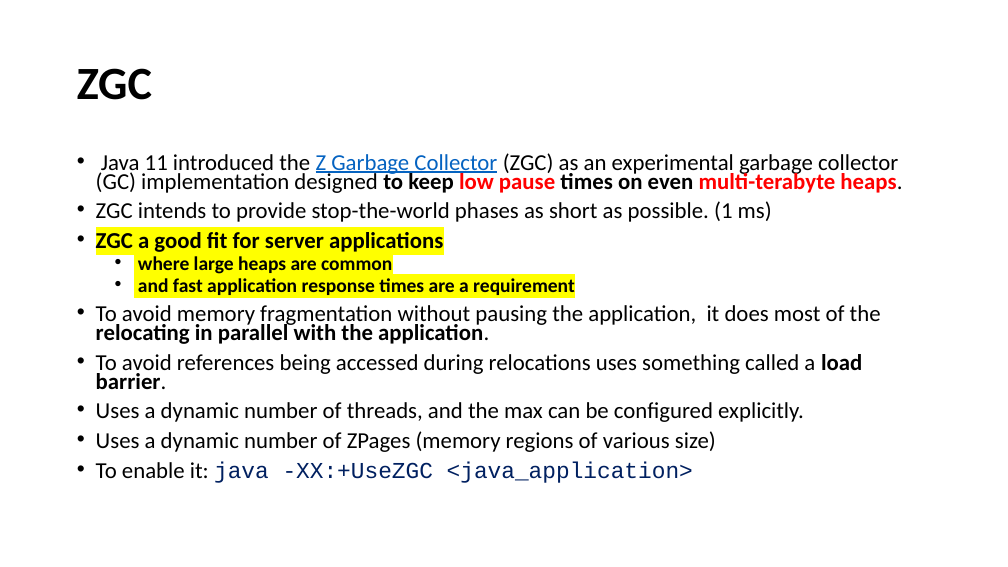
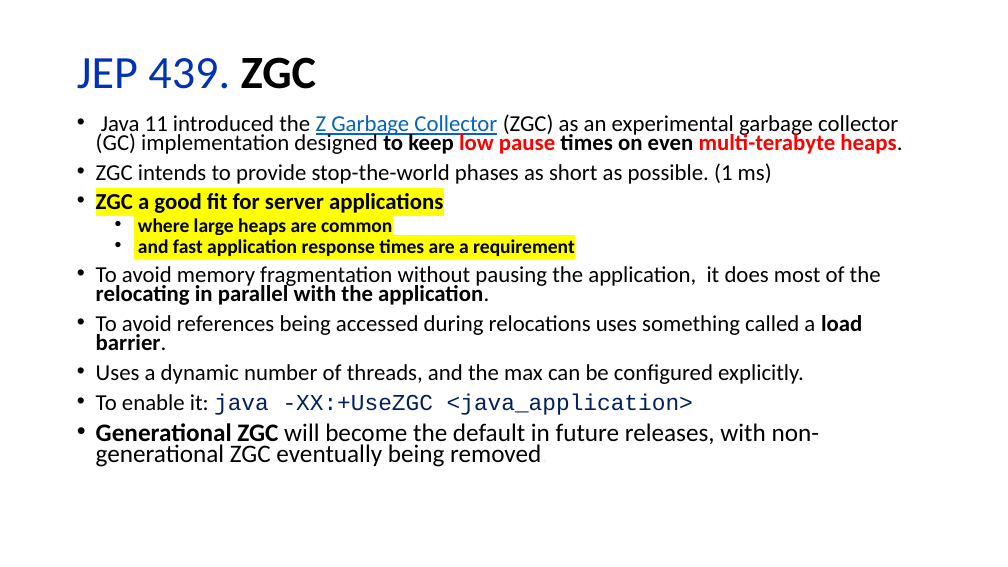
Before and after one commit to iuliana/jdk21-parent-project, a slide deck: slide 13 of Java21-Presentation.pptx (slide 12 before the commit). Drawn at 1008x567 pixels with LibreOffice and Linux fonts; fonts in the diff are those of the drawing. Boxes give left, top, right and bottom in pixels: in the first picture for what was removed or moved away, otherwise in the second. Text is boxed around its words. In the diff, an @@ line names an element or a change of style, - is before the commit and + after.

```diff
--- a/Java21-Presentation.pptx
+++ b/Java21-Presentation.pptx
@@ title at <box>77,57,316,89</box>: text changed; text colour #000000 to #0033B3; bold off @@
-ZGC
+JEP 439. ZGC
@@ text "Java 11 introduced the Z ...": place and size @@
-text "Java 11 introduced the Z ..." at <box>96,153,902,483</box>
+text "Java 11 introduced the Z ..." at <box>96,114,902,467</box>
@@ text at <box>96,431,716,452</box>: paragraph removed @@
-• Uses a dynamic number of ZPages (memory regions of various size)
@@ text at <box>96,423,819,467</box>: paragraph added @@
+• Generational ZGC will become the default in future releases, with non-generational ZGC eventually being removed.
```
Also in this commit, not shown: 10 other slides changed, 7 slides added, 17 other files.
